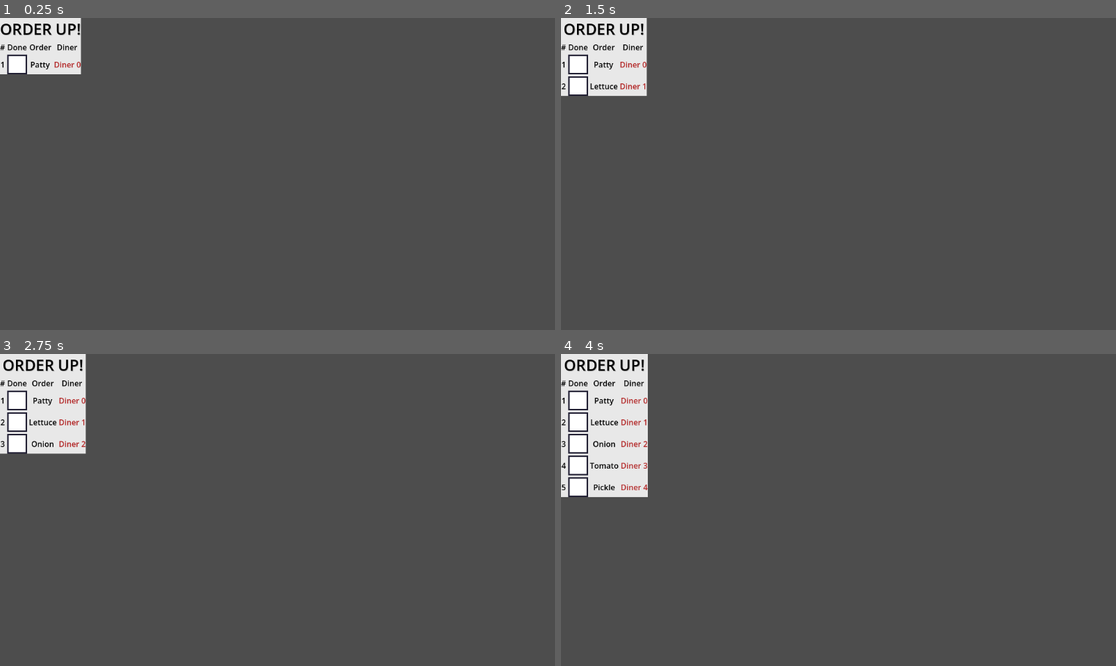
Above: before the commit, frames 1-4 (two rows, left to right).
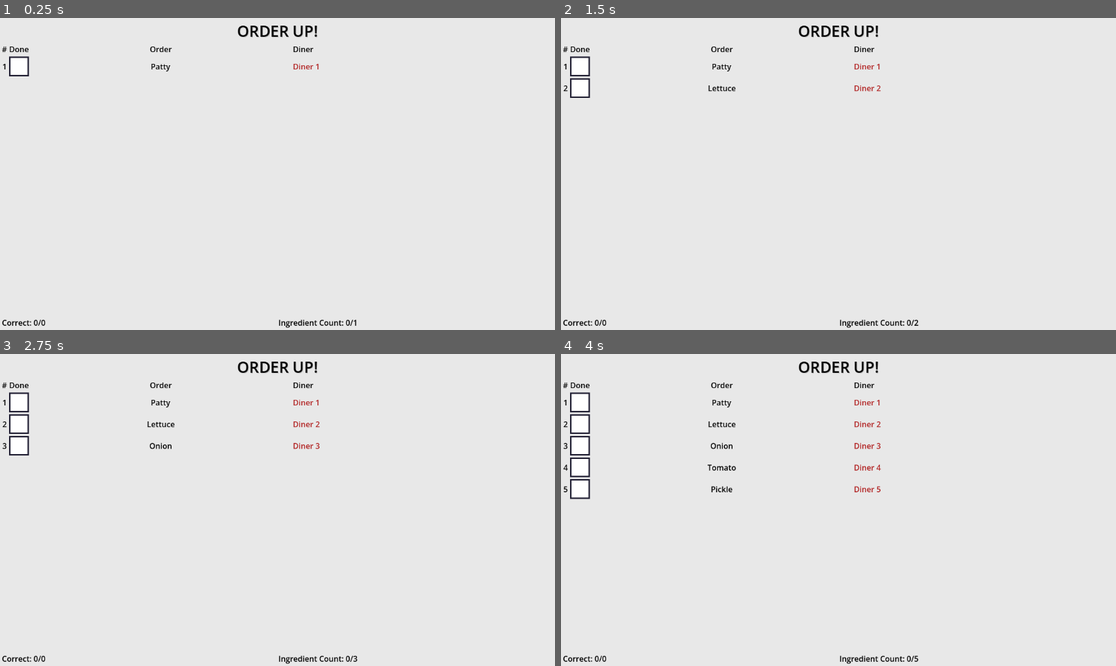
Above: after the commit, the same moments.

Repository: DanielChapin/Burgerception
Game: Godot game, scene res://test/order_up_ticket/TestOrderPushAndFinalize.tscn
Same seed, same stepped clock (60 frames per second), same inputs: the game is played once before the commit and once after it. The project has no main scene, so this scene is started directly.
Inputs (mouse positions are in pixels of both pictures, inside the frame that each line leads up to):
- Up to frame 1 (0.25 s): no input
- Up to frame 2 (1.5 s): tap Enter at 0.5 s; move the mouse to (960, 158) at 0.52 s; hold Shift 0.53-1.25 s; click (960, 158) at 0.67 s; tap Space at 1.25 s; drag from (727, 189) to (810, 236) at 1.27 s
- Up to frame 3 (2.75 s): move the mouse to (333, 441) at 2.02 s; tap Ctrl at 2.1 s; click (333, 441) at 2.17 s
- Up to frame 4 (4 s): tap Enter at 2.75 s; drag from (810, 572) to (672, 463) at 2.77 s; tap Space at 3.5 s; move the mouse to (1005, 556) at 3.52 s; tap Alt at 3.6 s; click (1005, 556) at 3.67 s

The runs differ from the first frame. In frame 1, 98% of the frame differs, in the area x 0-100%, y 0-100%; in frame 2, 97%; in frame 3, 96%; in frame 4, 94%.

Commit message:
Scrolling order up ticket and small refactor

Diff:
--- a/app/model/order_status.gd
+++ b/app/model/order_status.gd
@@ -44,6 +44,9 @@
 
 	return IngredientStatus.CORRECT if current_ingredients.get(index) == expected_ingredient(index) else IngredientStatus.INCORRECT
 
+func ingredient_count() -> int:
+	return len(current_ingredients)
+
 func expected_ingredient(index: int = -1) -> Variant:
 	if index == -1:
 		index = num_correct
--- a/app/scenes/ui/OrderUpTicket/NumLabel.tscn
+++ b/app/scenes/ui/OrderUpTicket/NumLabel.tscn
@@ -6,6 +6,8 @@
 font_color = Color(0, 0, 0, 1)
 
 [node name="NumLabel" type="Label" unique_id=624905884]
+focus_mode = 2
+focus_behavior_recursive = 2
 label_settings = SubResource("LabelSettings_3e4vp")
 horizontal_alignment = 2
 script = ExtResource("1_3e4vp")
--- a/app/scenes/ui/OrderUpTicket/OrderUpTicket.tscn
+++ b/app/scenes/ui/OrderUpTicket/OrderUpTicket.tscn
@@ -2,7 +2,6 @@
 
 [ext_resource type="LabelSettings" uid="uid://d3vyycq43j1ui" path="res://scenes/ui/OrderUpTicket/ticket_header_settings.tres" id="1_7c41j"]
 [ext_resource type="Script" uid="uid://bgaqxi2wuokkc" path="res://scenes/ui/OrderUpTicket/order_up_ticket.gd" id="1_imww8"]
-[ext_resource type="Script" uid="uid://dbj3r0vlr5fdq" path="res://scenes/ui/OrderUpTicket/order_entries_grid.gd" id="1_lqrco"]
 
 [sub_resource type="StyleBoxFlat" id="StyleBoxFlat_m5bhl"]
 bg_color = Color(0.9079417, 0.9079417, 0.90794164, 1)
@@ -22,48 +21,81 @@
 script = ExtResource("1_imww8")
 
 [node name="PanelContainer" type="PanelContainer" parent="." unique_id=490681888]
-layout_mode = 0
-offset_right = 40.0
-offset_bottom = 40.0
+layout_mode = 1
+anchors_preset = 15
+anchor_right = 1.0
+anchor_bottom = 1.0
+grow_horizontal = 2
+grow_vertical = 2
 theme_override_styles/panel = SubResource("StyleBoxFlat_m5bhl")
 
-[node name="VBoxContainer" type="VBoxContainer" parent="PanelContainer" unique_id=538437413]
+[node name="MarginContainer" type="MarginContainer" parent="PanelContainer" unique_id=971245764]
+layout_mode = 2
+theme_override_constants/margin_left = 4
+theme_override_constants/margin_top = 4
+theme_override_constants/margin_right = 4
+theme_override_constants/margin_bottom = 4
+
+[node name="VBoxContainer" type="VBoxContainer" parent="PanelContainer/MarginContainer" unique_id=538437413]
 layout_mode = 2
 
-[node name="Label" type="Label" parent="PanelContainer/VBoxContainer" unique_id=1454955330]
+[node name="Label" type="Label" parent="PanelContainer/MarginContainer/VBoxContainer" unique_id=1454955330]
 layout_mode = 2
 text = "ORDER UP!"
 label_settings = SubResource("LabelSettings_viuwn")
 horizontal_alignment = 1
 
-[node name="OrderEntriesGrid" type="GridContainer" parent="PanelContainer/VBoxContainer" unique_id=599645098]
+[node name="ScrollContainer" type="ScrollContainer" parent="PanelContainer/MarginContainer/VBoxContainer" unique_id=1406917327]
 unique_name_in_owner = true
 layout_mode = 2
+size_flags_vertical = 3
+horizontal_scroll_mode = 0
+vertical_scroll_mode = 3
+
+[node name="OrderEntriesGrid" type="GridContainer" parent="PanelContainer/MarginContainer/VBoxContainer/ScrollContainer" unique_id=599645098]
+unique_name_in_owner = true
+layout_mode = 2
+size_flags_horizontal = 3
+size_flags_vertical = 3
 columns = 4
-script = ExtResource("1_lqrco")
 
-[node name="Label" type="Label" parent="PanelContainer/VBoxContainer/OrderEntriesGrid" unique_id=1835983767]
+[node name="Label" type="Label" parent="PanelContainer/MarginContainer/VBoxContainer/ScrollContainer/OrderEntriesGrid" unique_id=1835983767]
 layout_mode = 2
 text = "#"
 label_settings = ExtResource("1_7c41j")
 horizontal_alignment = 2
 
-[node name="Label2" type="Label" parent="PanelContainer/VBoxContainer/OrderEntriesGrid" unique_id=1950043141]
+[node name="Label2" type="Label" parent="PanelContainer/MarginContainer/VBoxContainer/ScrollContainer/OrderEntriesGrid" unique_id=1950043141]
 layout_mode = 2
 text = "Done"
 label_settings = ExtResource("1_7c41j")
 horizontal_alignment = 1
 
-[node name="Label3" type="Label" parent="PanelContainer/VBoxContainer/OrderEntriesGrid" unique_id=53861539]
+[node name="Label3" type="Label" parent="PanelContainer/MarginContainer/VBoxContainer/ScrollContainer/OrderEntriesGrid" unique_id=53861539]
 layout_mode = 2
 size_flags_horizontal = 3
 text = "Order"
 label_settings = ExtResource("1_7c41j")
 horizontal_alignment = 1
 
-[node name="Label4" type="Label" parent="PanelContainer/VBoxContainer/OrderEntriesGrid" unique_id=498220237]
+[node name="Label4" type="Label" parent="PanelContainer/MarginContainer/VBoxContainer/ScrollContainer/OrderEntriesGrid" unique_id=498220237]
 layout_mode = 2
 size_flags_horizontal = 3
 text = "Diner"
 label_settings = ExtResource("1_7c41j")
-horizontal_alignment = 1
+
+[node name="HBoxContainer" type="HBoxContainer" parent="PanelContainer/MarginContainer/VBoxContainer" unique_id=392728063]
+layout_mode = 2
+alignment = 1
+
+[node name="CorrectLabel" type="Label" parent="PanelContainer/MarginContainer/VBoxContainer/HBoxContainer" unique_id=2046164206]
+unique_name_in_owner = true
+layout_mode = 2
+size_flags_horizontal = 3
+label_settings = ExtResource("1_7c41j")
+
+[node name="CountLabel" type="Label" parent="PanelContainer/MarginContainer/VBoxContainer/HBoxContainer" unique_id=1704161340]
+unique_name_in_owner = true
+layout_mode = 2
+size_flags_horizontal = 3
+label_settings = ExtResource("1_7c41j")
--- a/app/scenes/ui/OrderUpTicket/order_entries_grid.gd
+++ /dev/null
@@ -1,65 +0,0 @@
-class_name OrderEntriesGrid
-extends GridContainer
-
-var rows: Array[OrderEntryRow]
-
-var status: OrderStatus:
-	set(val):
-		if status != null:
-			status.num_correct_changed.disconnect(_status_num_correct_changed)
-			status.pushed_ingredient.disconnect(_status_pushed_ingredient)
-			status.popped_ingredient.disconnect(_status_popped_ingredient)
-			status.order.pushed_entry.disconnect(_order_new_entry)
-			status.order.finalized.disconnect(_order_finalized)
-		if val != null:
-			val.num_correct_changed.connect(_status_num_correct_changed)
-			val.pushed_ingredient.connect(_status_pushed_ingredient)
-			val.popped_ingredient.connect(_status_popped_ingredient)
-			val.order.pushed_entry.connect(_order_new_entry)
-			val.order.finalized.connect(_order_finalized)
-			init_rows(val.order)
-		status = val
-
-# TODO: Animations
-
-func init_rows(order: Order):
-	free_rows()
-	rows.clear()
-
-	for i in range(order.length()):
-		var row = OrderEntryRow.new(i + 1, order.entry(i))
-		rows.push_back(row)
-		for child in row.as_nodes():
-			add_child(child)
-
-func free_rows():
-	for row in rows:
-		for node in row.as_nodes():
-			node.queue_free()
-
-func add_row(row: OrderEntryRow):
-	rows.append(row)
-	for node in row.as_nodes():
-		add_child(node)
-
-func _status_num_correct_changed(count: int, previous: int):
-	# When the number of correct ingredients changes, we need to update row
-	# indicators
-	for i in range(previous, count):
-		rows[i].set_ingredient_status(OrderStatus.IngredientStatus.CORRECT)
-
-func _status_pushed_ingredient(kind: Ingredient.Kind, correct: bool):
-	pass
-
-func _status_popped_ingredient(kind: Ingredient.Kind):
-	pass
-
-func _order_new_entry(entry: OrderEntry):
-	# Push a new entry onto the order and scroll to it
-	var row = OrderEntryRow.new(len(rows) + 1, entry)
-	add_row(row)
-
-func _order_finalized():
-	# Update the colors or something IDK
-	# Scroll to the current ingredient (the very first)
-	pass
--- a/app/scenes/ui/OrderUpTicket/order_up_ticket.gd
+++ b/app/scenes/ui/OrderUpTicket/order_up_ticket.gd
@@ -1,7 +1,118 @@
 class_name OrderUpTicket
-extends Control
+extends Node
 
-var order_status: OrderStatus:
+var rows: Array[OrderEntryRow]
+
+@onready var order_entries_grid = %OrderEntriesGrid
+@onready var scroll_container = %ScrollContainer
+@onready var correct_label = %CorrectLabel
+@onready var count_label = %CountLabel
+
+var status: OrderStatus:
 	set(val):
-		%OrderEntriesGrid.status = val
-		order_status = val
+		if status != null:
+			status.num_correct_changed.disconnect(_status_num_correct_changed)
+			status.pushed_ingredient.disconnect(_status_pushed_ingredient)
+			status.popped_ingredient.disconnect(_status_popped_ingredient)
+			status.order.pushed_entry.disconnect(_order_new_entry)
+			status.order.finalized.disconnect(_order_finalized)
+		if val != null:
+			val.num_correct_changed.connect(_status_num_correct_changed)
+			val.pushed_ingredient.connect(_status_pushed_ingredient)
+			val.popped_ingredient.connect(_status_popped_ingredient)
+			val.order.pushed_entry.connect(_order_new_entry)
+			val.order.finalized.connect(_order_finalized)
+			init_rows(val.order)
+		status = val
+
+# TODO: Animations
+
+func init_rows(order: Order):
+	free_rows()
+	rows.clear()
+
+	for i in range(order.length()):
+		var row = OrderEntryRow.new(i + 1, order.entry(i))
+		add_row(row)
+
+func _set_num_correct(num: int = status.num_correct):
+	correct_label.text = "Correct: %d/%d" % [num, status.ingredient_count()]
+
+func _set_count(num: int = -1):
+	if num == -1:
+		num = status.ingredient_count()
+	count_label.text = "Ingredient Count: %d/%d" % [num, status.order.length()]
+
+func free_rows():
+	for row in rows:
+		for node in row.as_nodes():
+			node.queue_free()
+
+func add_row(row: OrderEntryRow):
+	rows.append(row)
+	for node in row.as_nodes():
+		order_entries_grid.add_child(node)
+
+func focus_row(index: int):
+	if index >= len(rows):
+		return
+
+	var row = rows[index]
+	var scroll_position_target = row.status_indicator.position.y
+	var height = scroll_container.size.y
+	var scroll = max(0, scroll_position_target - height / 2)
+	scroll_container.set_deferred("scroll_vertical", scroll)
+
+func _status_num_correct_changed(count: int, previous: int):
+	# When the number of correct ingredients changes, we need to update row
+	# indicators
+	if count > previous:
+		for i in range(previous, count):
+			rows[i].set_ingredient_status(OrderStatus.IngredientStatus.CORRECT)
+	elif previous > count:
+		for i in range(count, previous):
+			rows[i].set_ingredient_status(OrderStatus.IngredientStatus.UNSATISFIED)
+	_set_num_correct()
+	_set_count()
+
+func _status_pushed_ingredient(_kind: Ingredient.Kind, correct: bool):
+	# When an ingredient gets pushed, we must check if there is an existing
+	# row for it and update it if it exists.
+	var index = status.ingredient_count() - 1
+	if index < len(rows):
+		var row = rows[index]
+		row.set_ingredient_status(OrderStatus.IngredientStatus.CORRECT if correct else OrderStatus.IngredientStatus.INCORRECT)
+
+	if correct:
+		focus_row(index + 1)
+
+	_set_num_correct()
+	_set_count()
+
+func _status_popped_ingredient(_kind: Ingredient.Kind):
+	var index = status.ingredient_count()
+	if index < len(rows):
+		var row = rows[index]
+		row.set_ingredient_status(OrderStatus.IngredientStatus.UNSATISFIED)
+
+	focus_row(index - 1)
+
+	_set_num_correct()
+	_set_count()
+
+func _order_new_entry(entry: OrderEntry):
+	# Push a new entry onto the order and scroll to it
+	var row = OrderEntryRow.new(len(rows) + 1, entry)
+	add_row(row)
+	# Have to call this deferred because the row must be fully initialized
+	# before it can be scrolled to. We don't need to do this anywhere else
+	# because the rows are already created. This function creates the rows.
+	call_deferred("focus_row", len(rows) - 1)
+
+	_set_num_correct()
+	_set_count()
+
+func _order_finalized():
+	# Update the colors or something IDK
+	# Scroll to the current ingredient (the very first)
+	focus_row(0)
--- a/app/test/order_up_ticket/test_order_push_and_finalize.gd
+++ b/app/test/order_up_ticket/test_order_push_and_finalize.gd
@@ -1,17 +1,36 @@
 extends Control
 
-# Called when the node enters the scene tree for the first time.
 func _ready() -> void:
+	# The only real thing to notice with this test's implementation is that
+	# all of the logic is hapenning in the models. There is no code here that
+	# actually updates the UI manually - all of it is done through the models.
+	# TODO: Strikethrough or other formatting when correct
+	# TODO: Scrolling
+	# TODO: Maximum sizing with elipses to cut off long names
 	var order = Order.new()
+	var status = OrderStatus.new(order)
 
-	$OrderUpTicket.order_status = OrderStatus.new(order)
+	$OrderUpTicket.status = status
 
 	var ingredients = Ingredient.Kind.values()
+	ingredients.append_array(ingredients)
 	for i in range(len(ingredients)):
-		var entry = OrderEntry.new(ingredients[i], Diner.new(0, "Diner {0}".format([i]), Color.FIREBRICK))
+		var entry = OrderEntry.new(ingredients[i], Diner.new(0, "Diner {0}".format([i + 1]), Color.FIREBRICK))
 		print("Pushing {0} from {1}".format([Ingredient.readable_name(entry.ingredient), entry.diner.user_name]))
 		order.push_entry(entry)
 		await get_tree().create_timer(1.0).timeout
 
 	print("DONE!")
 	order.finalize()
+
+	await get_tree().create_timer(1.0).timeout
+
+	print("Satisfying order")
+	for ingredient in ingredients:
+		print("Pushing {0}".format([Ingredient.readable_name(ingredient)]))
+		status.push_ingredient(ingredient)
+		await get_tree().create_timer(1.0).timeout
+
+	print("DONE!")
+	print("Completeable: ", status.completeable())
+	print("Correct: ", status.currently_correct())
Not shown, removed: app/scenes/ui/OrderUpTicket/order_entries_grid.gd.uid
